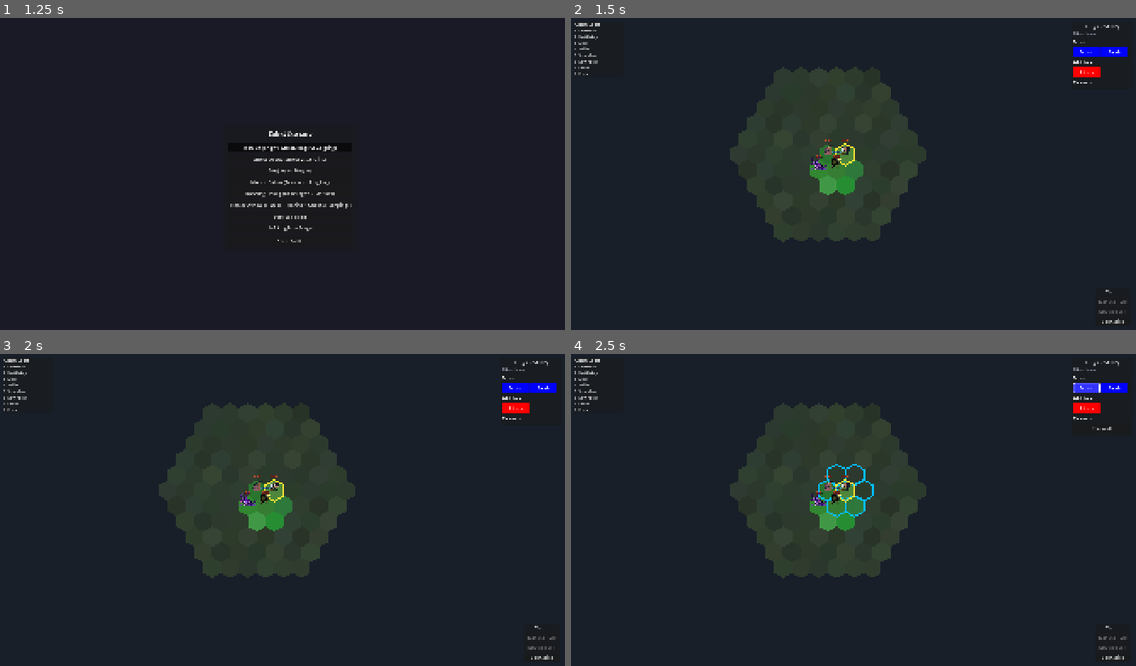
Above: before the commit, frames 1-4 (two rows, left to right).
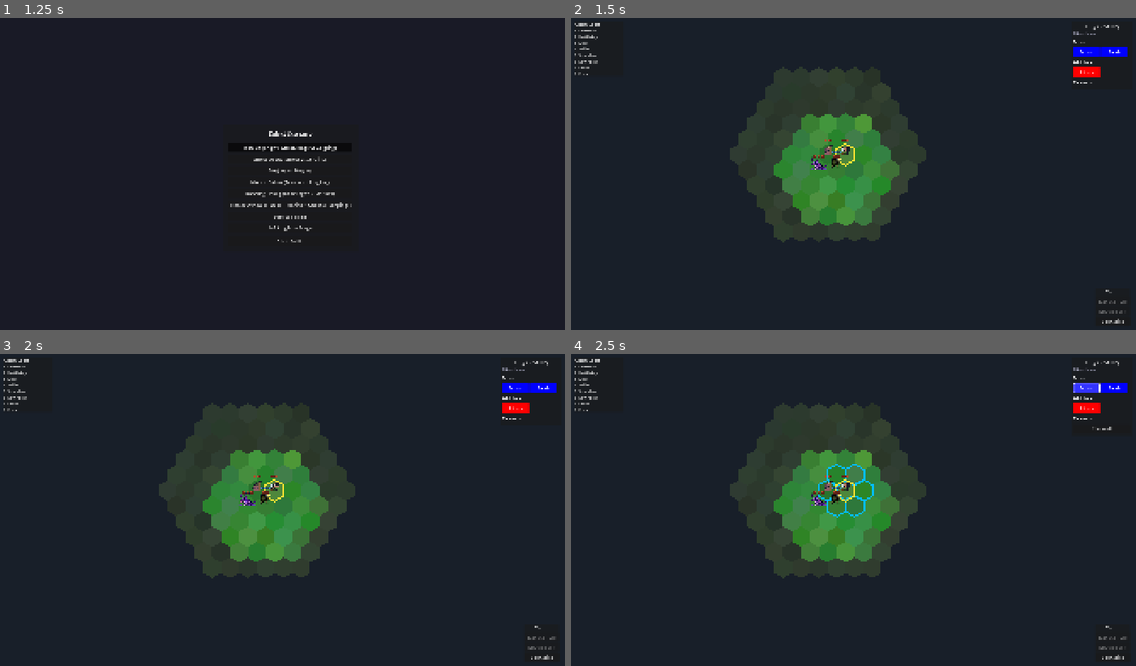
Above: after the commit, the same moments.

Repository: Sanghvimanav/strategy-game
Game: Godot game, scene res://src/main_menu.tscn
Two runs of this game, one before a commit and one after it. Both use one fixed random seed, a clock stepped at 60 frames per second and the inputs below.
Inputs:
- Up to frame 1 (1.25 s): click "Single player" at 0.5 s
- Up to frame 2 (1.5 s): click "Start Battle" at 1.25 s
- Up to frame 3 (2 s): no input
- Up to frame 4 (2.5 s): click "Move" at 2 s

Frame 1 is identical in both runs. In frame 2, 4.7% of the frame differs, in the area x 35-59%, y 30-67%; in frame 3, 4.7%; in frame 4, 4.5%.

Commit message:
Adjust unit health and vision stats
Co-authored-by: Sanghvimanav <Sanghvimanav@users.noreply.github.com>

Diff:
--- a/hex-strategy-game/src/unit/definitions/baneling.tres
+++ b/hex-strategy-game/src/unit/definitions/baneling.tres
@@ -13,6 +13,7 @@
 sprite_scale = Vector2(0.12, 0.12)
 sprite_offset = Vector2(0, 7)
 max_health = 4
+sight_range = 2
 type_components = Array[PackedScene]([ExtResource("3_flame")])
 move_action_keys = Array[String](["move_short", "reload"])
 ability_action_keys = Array[String](["explode"])
--- a/hex-strategy-game/src/unit/definitions/ghost.tres
+++ b/hex-strategy-game/src/unit/definitions/ghost.tres
@@ -12,6 +12,6 @@
 sprite_scale = Vector2(0.25, 0.25)
 sprite_offset = Vector2(0, 4)
 max_energy = 3
-sight_range = 1
+sight_range = 3
 move_action_keys = Array[String](["move_short", "reload"])
 ability_action_keys = Array[String](["attack_ray"])
--- a/hex-strategy-game/src/unit/definitions/marine.tres
+++ b/hex-strategy-game/src/unit/definitions/marine.tres
@@ -11,7 +11,7 @@
 frames = ExtResource("1_frames")
 sprite_scale = Vector2(0.12, 0.12)
 sprite_offset = Vector2(0, 8)
-max_health = 3
+max_health = 4
 max_energy = 4
 sight_range = 2
 move_action_keys = Array[String](["move_short", "reload"])
--- a/hex-strategy-game/src/unit/definitions/viper.tres
+++ b/hex-strategy-game/src/unit/definitions/viper.tres
@@ -11,5 +11,6 @@
 frames = ExtResource("2_frames")
 sprite_scale = Vector2(0.08, 0.08)
 sprite_offset = Vector2(0, 1)
+sight_range = 2
 move_action_keys = Array[String](["move_short", "reload"])
 ability_action_keys = Array[String](["attack_viper"])
--- a/hex-strategy-game/src/unit/definitions/zergling.tres
+++ b/hex-strategy-game/src/unit/definitions/zergling.tres
@@ -11,6 +11,7 @@
 frames = ExtResource("2_frames")
 sprite_scale = Vector2(0.17, 0.17)
 sprite_offset = Vector2(0, 5)
+max_health = 3
 sight_range = 2
 move_action_keys = Array[String](["fast_move", "reload"])
 ability_action_keys = Array[String]([])
